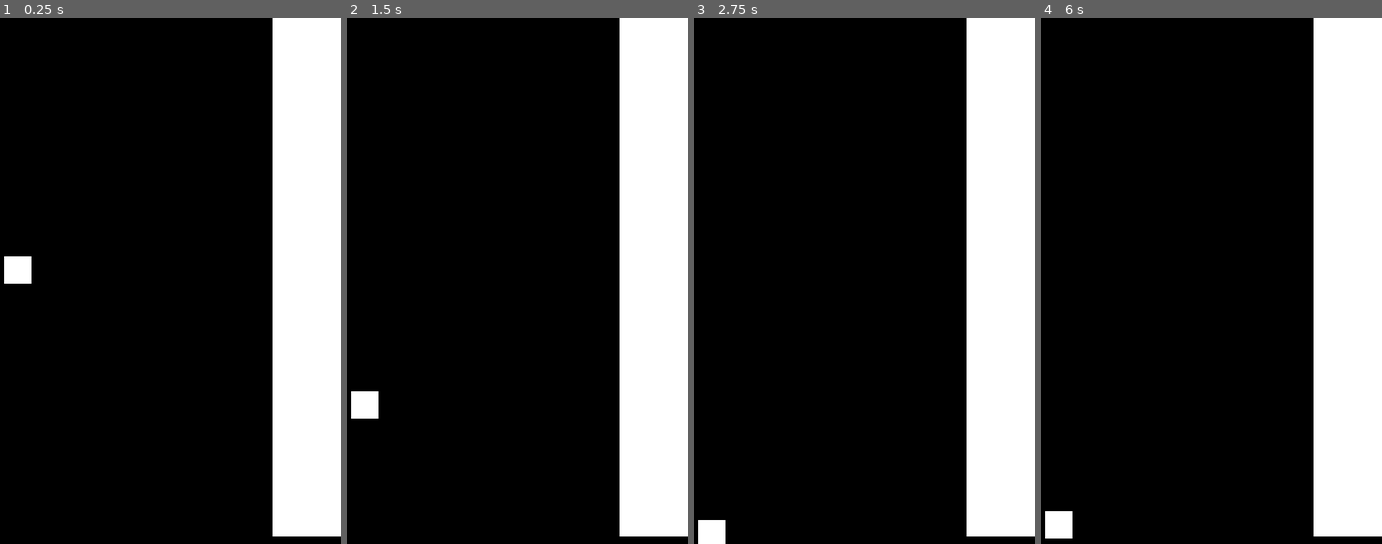
Above: before the commit, frames 1-4 (left to right).
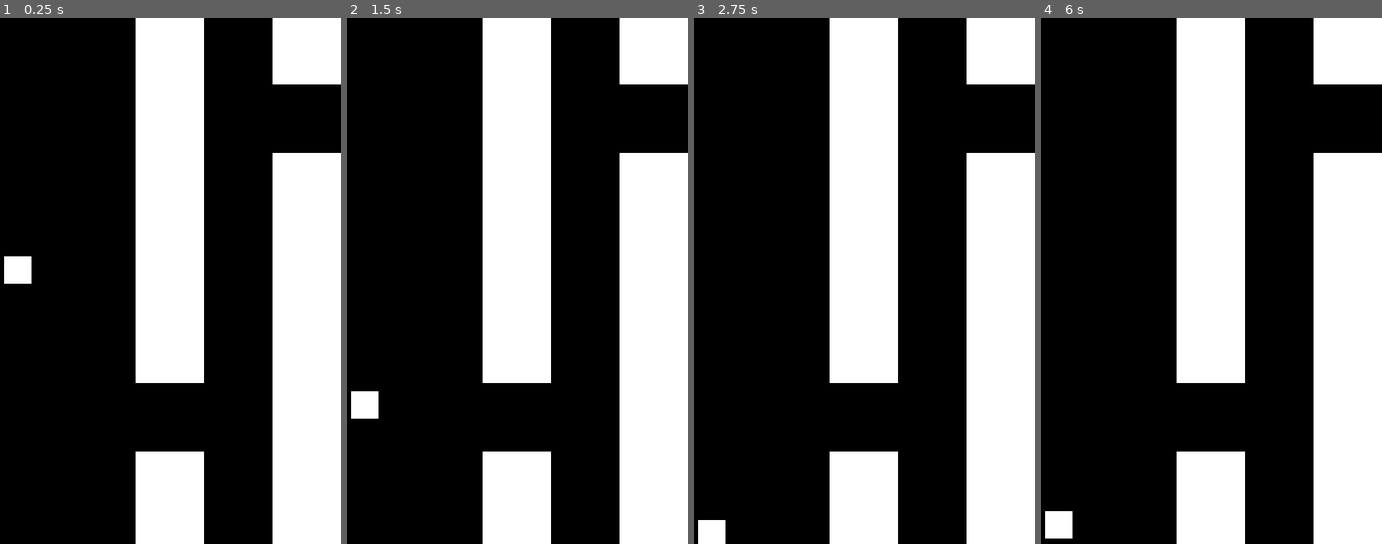
Above: after the commit, the same moments.

Repository: Thrillidas/FlappyBird
Game: Godot game, scene res://Scene/main.tscn
Two runs of this game, one before a commit and one after it. Both use one fixed random seed, a clock stepped at 60 frames per second and the inputs below.
Inputs:
- Up to frame 1 (0.25 s): no input
- Up to frame 2 (1.5 s): hold Up (ui_up) 0.53-1.28 s
- Up to frame 3 (2.75 s): hold Up (ui_up) from 2.03 s (still down)
- Up to frame 4 (6 s): tap Enter at 3.5, 5 s; release Up (ui_up) at 3.53 s; tap Space at 4.25, 5.75 s; hold Up (ui_up) from 5.78 s (still down)

The runs differ from the first frame. In frame 1, 20% of the frame differs, in the area x 39-100%, y 0-100%; in frame 2, 20%; in frame 3, 20%; in frame 4, 20%.

Commit message:
4th Session

Diff:
--- a/Scene/main.tscn
+++ b/Scene/main.tscn
@@ -1,7 +1,7 @@
 [gd_scene load_steps=4 format=3 uid="uid://b01utalsh6qrb"]
 
 [ext_resource type="PackedScene" uid="uid://mtna0qkvtq5i" path="res://Scene/player.tscn" id="1_3gl38"]
-[ext_resource type="Script" path="res://Scene/main.gd" id="1_srjs3"]
+[ext_resource type="Script" path="res://Scripts/main.gd" id="1_srjs3"]
 
 [sub_resource type="WorldBoundaryShape2D" id="WorldBoundaryShape2D_voyl5"]
 distance = -735.0
--- a/Scene/main.gd
+++ b/Scripts/main.gd
@@ -4,8 +4,12 @@
 
 func _ready():
 	spawn_double_pipes(500)
-	spawn_double_pipes(500)
+	spawn_double_pipes(300)
 
+	#spawn_pipes(100,150,500,0)
+	#spawn_pipes(100,150,300,668)
+
+	pass
 #Create a pipeline, allowing to specify the size and location.
 func spawn_pipes(x_size, y_size, x_position, y_position):
 	var pipe = pipe_node.instantiate()
@@ -15,15 +19,14 @@
 
 #Create a pair of pipeline, from the lower pipeline to the higher one.
 func spawn_double_pipes(pipe_location):
-	var random_height_size = randi() % 768 + 50
+	var random_height_size = randi() % 668 + 50
 	var gap = 100
 	var bottom_size = (screen_max_height.y - random_height_size) - gap
 	var bottom_height_position = screen_max_height.y - bottom_size
 	var pipe_width = 100
 
 	spawn_pipes(pipe_width, random_height_size, pipe_location, 0)
-	spawn_pipes(pipe_width, bottom_size, pipe_location, bottom_height_position )
-
+	spawn_pipes(pipe_width, bottom_size, pipe_location, bottom_height_position)
 
 ##########################
 ##This code doesnt work###
--- a/Scripts/pipelines.gd
+++ b/Scripts/pipelines.gd
@@ -12,11 +12,10 @@
 	$PipelineSprite.position.x = x_position
 	$PipelineSprite.position.y = y_position
 
-
 func resize_pipe(x_size, y_size):
 	$PipelineSprite.size.x = x_size
 	$PipelineSprite.size.y = y_size
 
 func movement():
-	velocity.x = -100
+	velocity.x = 0
 	move_and_slide()
Not shown, added: Questions/Question 1.docx
